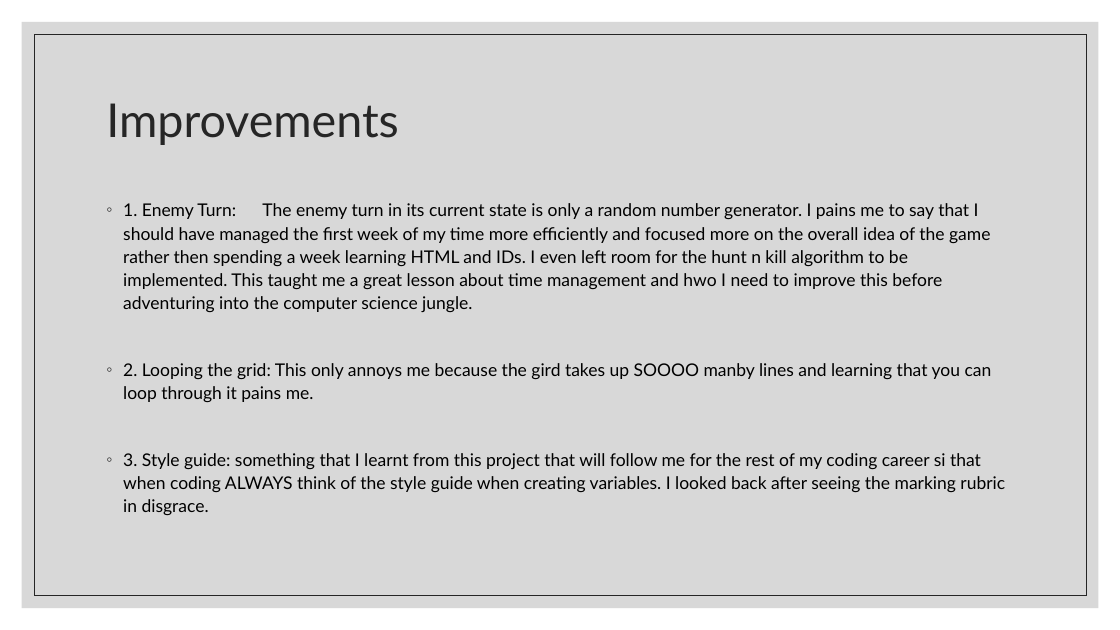
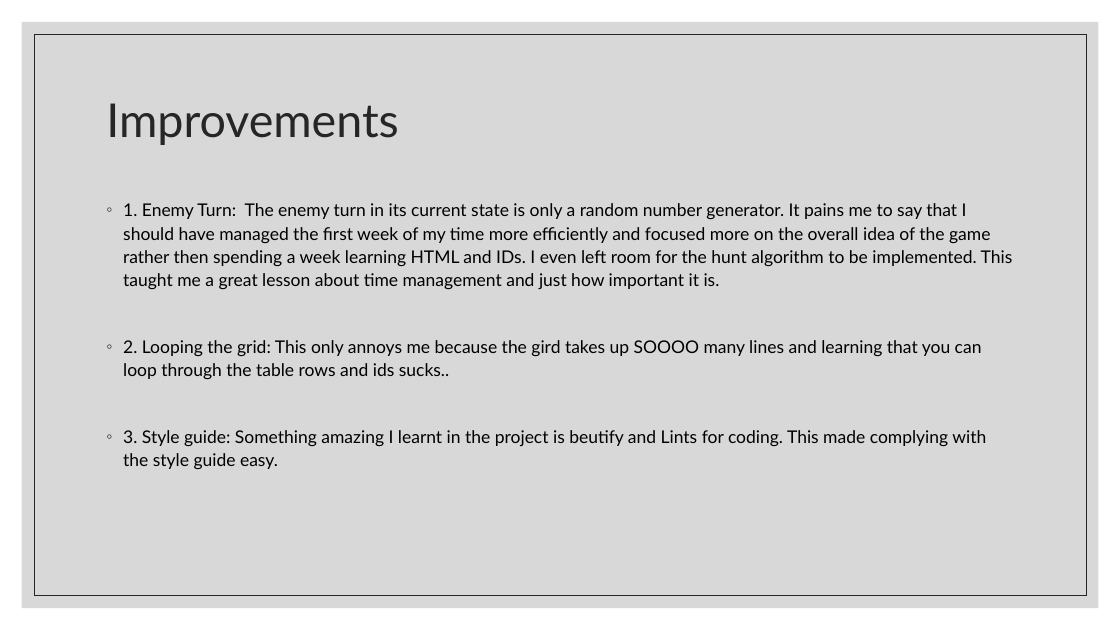
Before and after one commit to CalCal29/BattleShips, a slide deck: slide 14 of Not Code Related/Battleships PowerPoint.pptx. Drawn at 1120x630 pixels with LibreOffice and Linux fonts; fonts in the diff are those of the drawing. Boxes give left, top, right and bottom in pixels: in the first picture for what was removed or moved away, otherwise in the second. Text is boxed around its words. In the diff, an @@ line names an element or a change of style, - is before the commit and + after.

Commit message:
pp update

```diff
--- a/Not Code Related/Battleships PowerPoint.pptx
+++ b/Not Code Related/Battleships PowerPoint.pptx
@@ text at [123, 203, 1013, 469]: text changed @@
-◦ 1. Enemy Turn: The enemy turn in its current state is only a random number generator. I pains me to say that I should have managed the first week of my time more efficiently and focused more on the overall idea of the game rather then spending a week learning HTML and IDs. I even left room for the hunt n kill algorithm to be implemented. This taught me a great lesson about time management and hwo I need to improve this before adventuring into the computer science jungle.
-◦ 2. Looping the grid: This only annoys me because the gird takes up SOOOO manby lines and learning that you can loop through it pains me.
-◦ 3. Style guide: something that I learnt from this project that will follow me for the rest of my coding career si that when coding ALWAYS think of the style guide when creating variables. I looked back after seeing the marking rubric in disgrace.
+◦ 1. Enemy Turn: The enemy turn in its current state is only a random number generator. It pains me to say that I should have managed the first week of my time more efficiently and focused more on the overall idea of the game rather then spending a week learning HTML and IDs. I even left room for the hunt algorithm to be implemented. This taught me a great lesson about time management and just how important it is.
+◦ 2. Looping the grid: This only annoys me because the gird takes up SOOOO many lines and learning that you can loop through the table rows and ids sucks..
+◦ 3. Style guide: Something amazing I learnt in the project is beutify and Lints for coding. This made complying with the style guide easy.
```
Also in this commit, not shown: 3 other slides changed.
